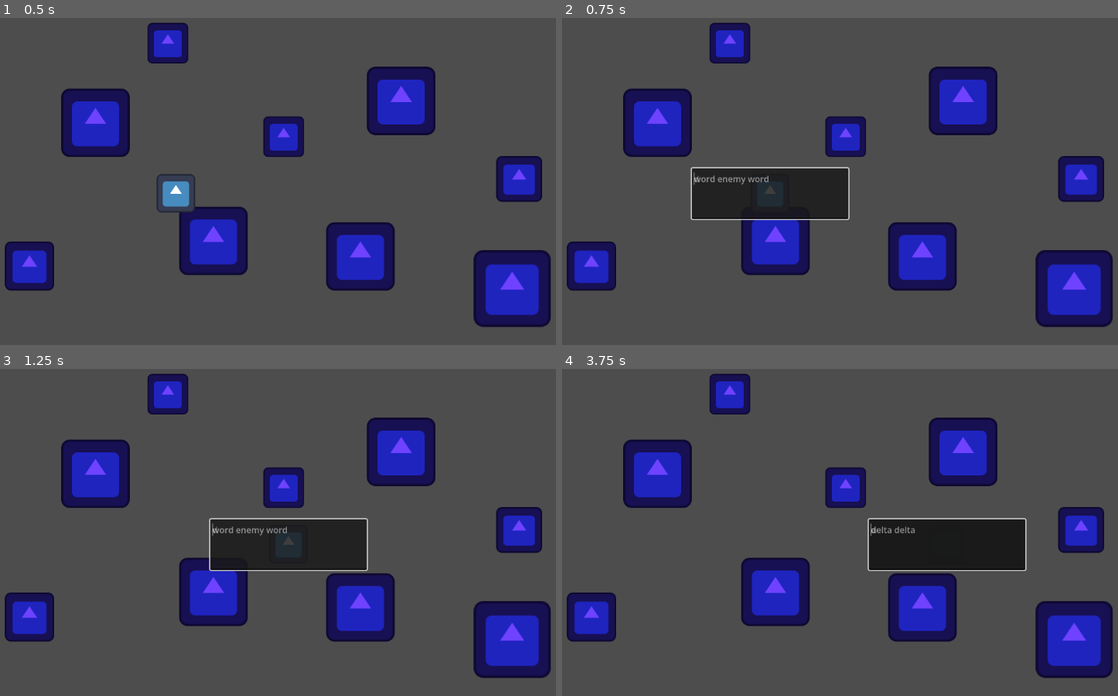
Above: before the commit, frames 1-4 (two rows, left to right).
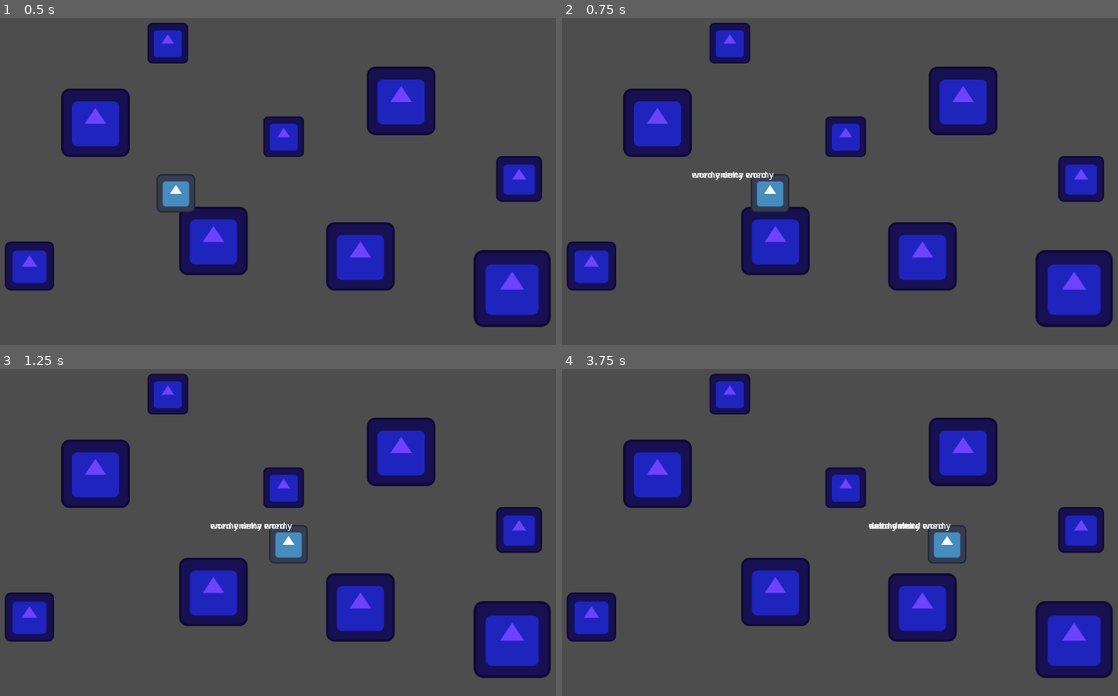
Above: after the commit, the same moments.

Repository: martin-mikestik/battle-of-grace
Game: Godot game, scene res://scenes/mock-level.tscn
Same seed, same stepped clock (60 frames per second), same inputs: the game is played once before the commit and once after it. The engine's default icon, where the game draws it, is replaced by a stand-in: a white triangle on a blue panel in a dark square.
Inputs:
- Up to frame 1 (0.5 s): no input
- Up to frame 2 (0.75 s): tap Enter (LaunchPromptGeneration) at 0.5, 0.6 s; hold D (Right) from 0.53 s (still down)
- Up to frame 3 (1.25 s): keep holding D (Right)
- Up to frame 4 (3.75 s): release D (Right) at 1.28 s; hold S (Down) 1.28-2.03 s; tap Enter (LaunchPromptGeneration) every 0.75 s from 1.35 to 3.6 s; hold D (Right) 2.03-2.78 s; hold W (Up) 2.78-3.53 s; hold A (Left) from 3.53 s (still down)

Frame 1 is identical in both runs. In frame 2, 4.5% of the frame differs, in the area x 23-52%, y 45-62%; in frame 3, 4.5%; in frame 4, 4.6%, in the area x 54-84%, y 45-62%.

Commit message:
add key press system

Diff:
--- a/project.godot
+++ b/project.godot
@@ -18,10 +18,7 @@
 [autoload]
 
 TextPromptGenerator="*uid://bnabg5717q75s"
-
-[display]
-
-window/size/mode=3
+InputHandler="*uid://brnycr6gat0ai"
 
 [input]
 
--- a/scenes/text-input.tscn
+++ b/scenes/text-input.tscn
@@ -1,8 +1,8 @@
 [gd_scene format=3 uid="uid://ukdg61uwdpi2"]
 
-[ext_resource type="Script" uid="uid://d3sn8i1x3nytf" path="res://scripts/text-input.gd" id="1_egalr"]
+[ext_resource type="Script" uid="uid://d3sn8i1x3nytf" path="res://scripts/prompt_label.gd" id="1_egalr"]
 
-[node name="TextInput" type="TextEdit" unique_id=1361961069]
+[node name="TextInput" type="Label" unique_id=408523378]
 anchors_preset = 8
 anchor_left = 0.5
 anchor_top = 0.5
@@ -14,5 +14,4 @@
 offset_bottom = 48.0
 grow_horizontal = 2
 grow_vertical = 2
-placeholder_text = "oopsie!"
 script = ExtResource("1_egalr")
--- /dev/null
+++ b/scripts/input_handler.gd
@@ -0,0 +1,19 @@
+extends Node
+
+signal key_press(key_char: String)
+
+func _input(event: InputEvent) -> void:
+	# Only process key presses, not releases or echoes (held down keys)
+	if event is InputEventKey and event.pressed and not event.is_echo():
+
+		# event.unicode returns the actual character code (0 if not a printable character)
+		var char_code = event.unicode
+
+		# ASCII printable range is 32 (Space) to 126 (~)
+		if char_code >= 32 and char_code <= 126:
+			var character = char(char_code)
+			#print("Pressed: ", character)
+			key_press.emit(character)
+
+		# Optional: If you want to allow Extended ASCII (127-255),
+		# just change the upper bound to 255.
--- a/scripts/player.gd
+++ b/scripts/player.gd
@@ -5,9 +5,8 @@
 
 func _process(delta):
 	if Input.is_action_just_pressed("LaunchPromptGeneration"):
-		var instance: TextEdit = TextPromptGenerator.generate_prompt()
+		var instance: Label = TextPromptGenerator.generate_prompt()
 		add_child(instance)
-		instance.grab_focus()
 
 func _physics_process(_delta: float) -> void:
 	var direction := Input.get_vector("Left", "Right", "Up", "Down")
--- /dev/null
+++ b/scripts/prompt_label.gd
@@ -0,0 +1,25 @@
+extends Label
+
+@export var expected_text: String = "hello world"
+
+var next_necessary_letter_index: int = 0
+
+func _ready():
+	InputHandler.key_press.connect(get_pressed_key)
+
+func _process(delta):
+	check_text()
+
+
+func check_text():
+	if next_necessary_letter_index == len(expected_text):
+		queue_free()
+
+func get_needed_letter() -> String:
+	return expected_text[next_necessary_letter_index]
+
+func get_pressed_key(key_name: String):
+	if key_name == get_needed_letter():
+		next_necessary_letter_index += 1
+		print(next_necessary_letter_index)
+	#print(key_name + ": here")
--- a/scripts/text-input.gd
+++ /dev/null
@@ -1,11 +0,0 @@
-extends TextEdit
-
-@export var expected_text: String = "hello world"
-
-func _process(delta):
-	check_text()
-
-
-func check_text():
-	if text == expected_text:
-		queue_free()
--- a/scripts/text_prompt_generator.gd
+++ b/scripts/text_prompt_generator.gd
@@ -8,10 +8,10 @@
 var possible_words: Array[String] = ["hello", "word", "enemy", "delta", "elegy"]
 
 
-func generate_prompt() -> TextEdit:
-	var instance: TextEdit = TEXT_INPUT.instantiate()
+func generate_prompt() -> Label:
+	var instance: Label = TEXT_INPUT.instantiate()
 	instance.expected_text = generate_string()
-	instance.placeholder_text = instance.expected_text
+	instance.text = instance.expected_text
 	return instance
 
 func generate_string() -> String:
@@ -26,5 +26,5 @@
 	var expected_text_length: int = len(expected_text)
 	expected_text = expected_text.erase(expected_text_length - 1)
 
-	print(expected_text)
+	#print(expected_text)
 	return expected_text
Not shown, added: scripts/input_handler.gd.uid
Renamed: scripts/text-input.gd.uid -> scripts/prompt_label.gd.uid
